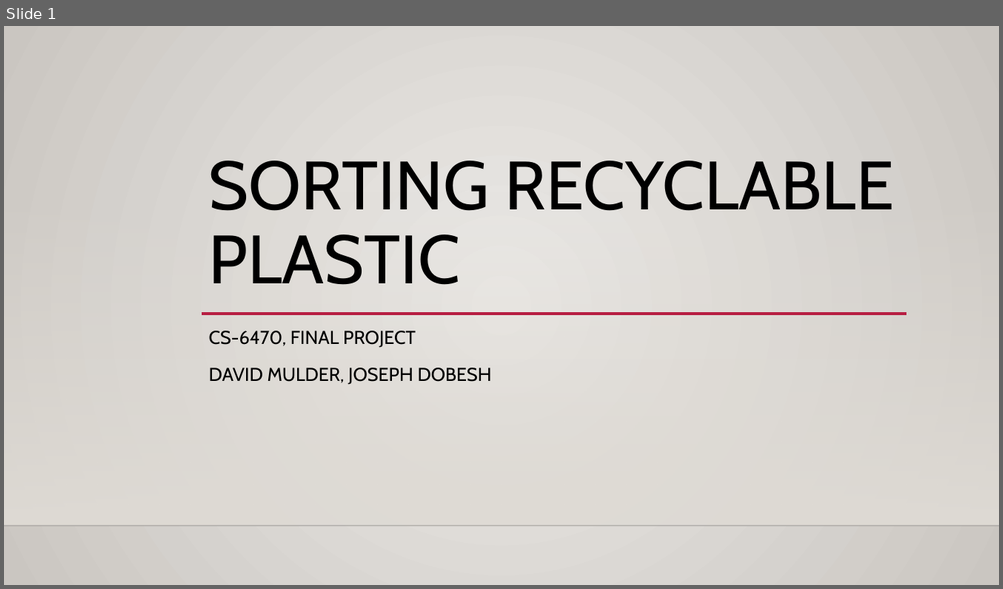
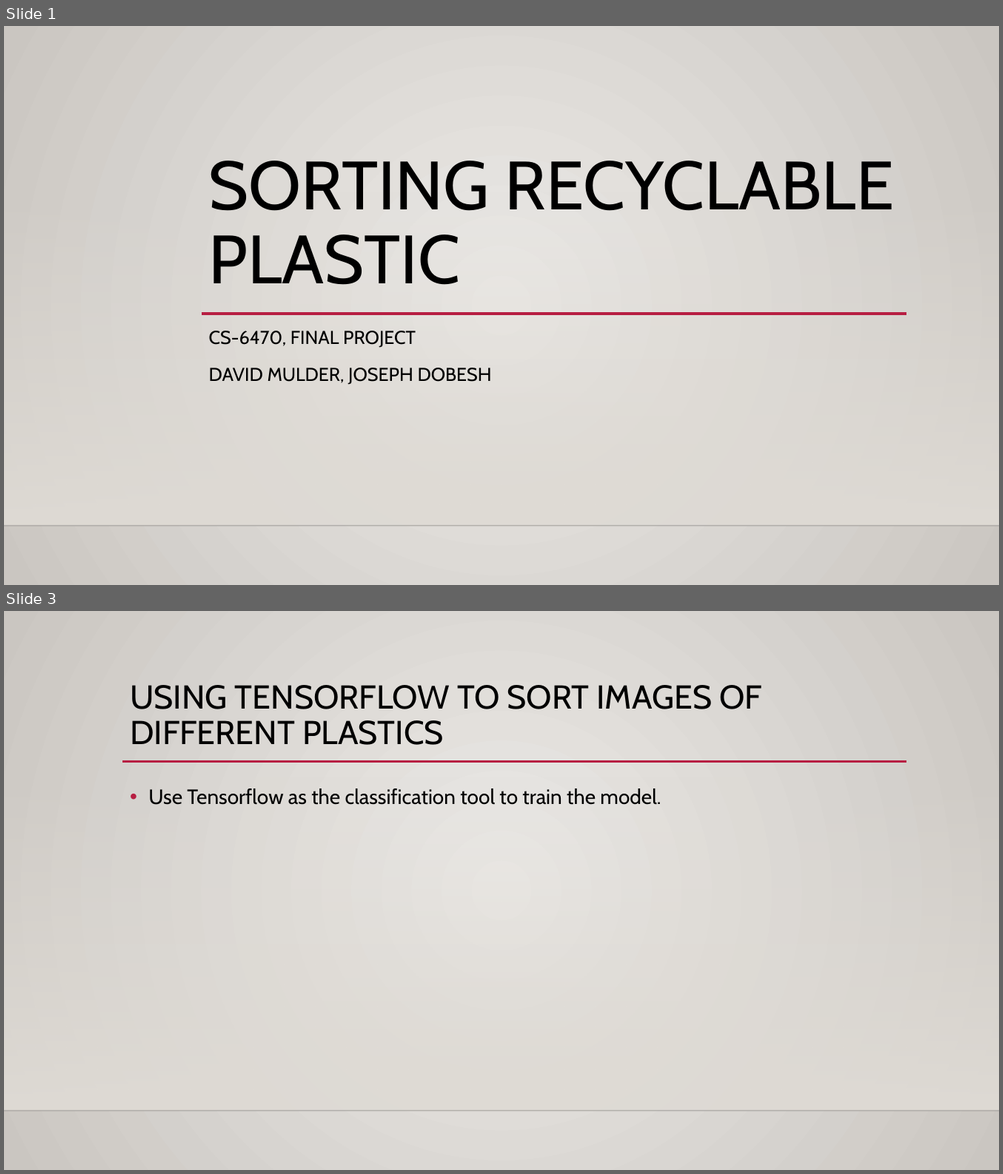
Before and after one commit to dmulder/CS6470_final, a slide deck: Final Project.pptx. Shown one above the other, each under a label of ours: slide 1 before the commit, slides 1 and 3 after it; the slides between them are not shown. The pictures are 1003x589 and 1003x1174 pixels, drawn with LibreOffice and Linux fonts; fonts in the diff are those of the drawing; background and template pictures are left out. Boxes give left, top, right and bottom in pixels: in the first picture for what was removed or moved away, otherwise in the second. Text is boxed around its words. In the diff, an @@ line names an element or a change of style, - is before the commit and + after.

```diff
--- a/Final Project.pptx
+++ b/Final Project.pptx
@@ slide 3 added at (4,611,999,1170), background gradient #ECEAE7 to #CAC7C1; not listed: 2 template elements that a slide beside it also shows @@
@@ title added at (130,685,762,745), 32 pt, text #000000 @@
+USING TENSORFLOW TO SORT IMAGES OF DIFFERENT PLASTICS
@@ line added from (122, 762) to (907, 762), #B71E42 2.5 pt @@
@@ text added at (148,789,660,805), 20 pt, text #000000 @@
+• Use Tensorflow as the classification tool to train the model.
```
Also in this commit, not shown: 1 other slide added.
